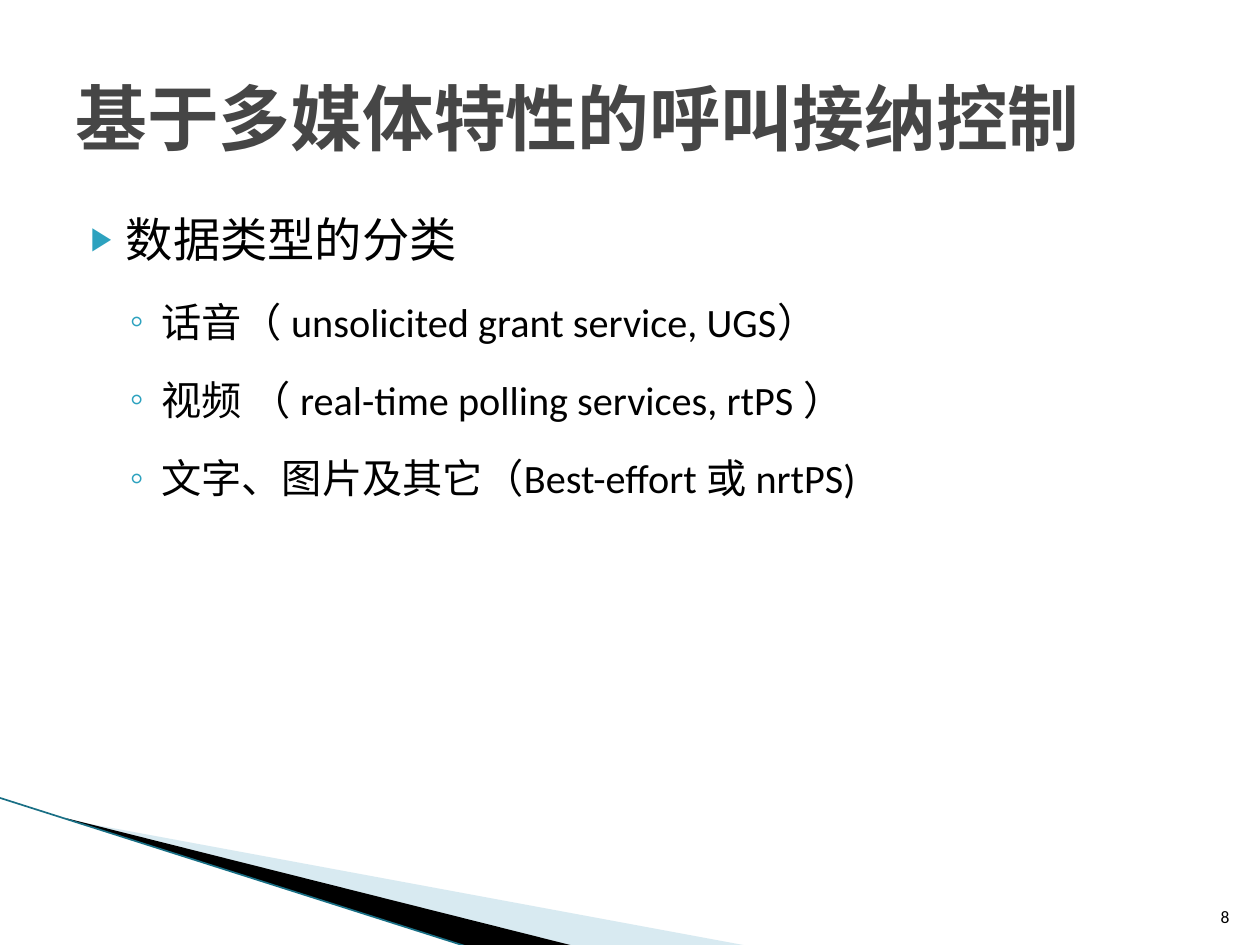
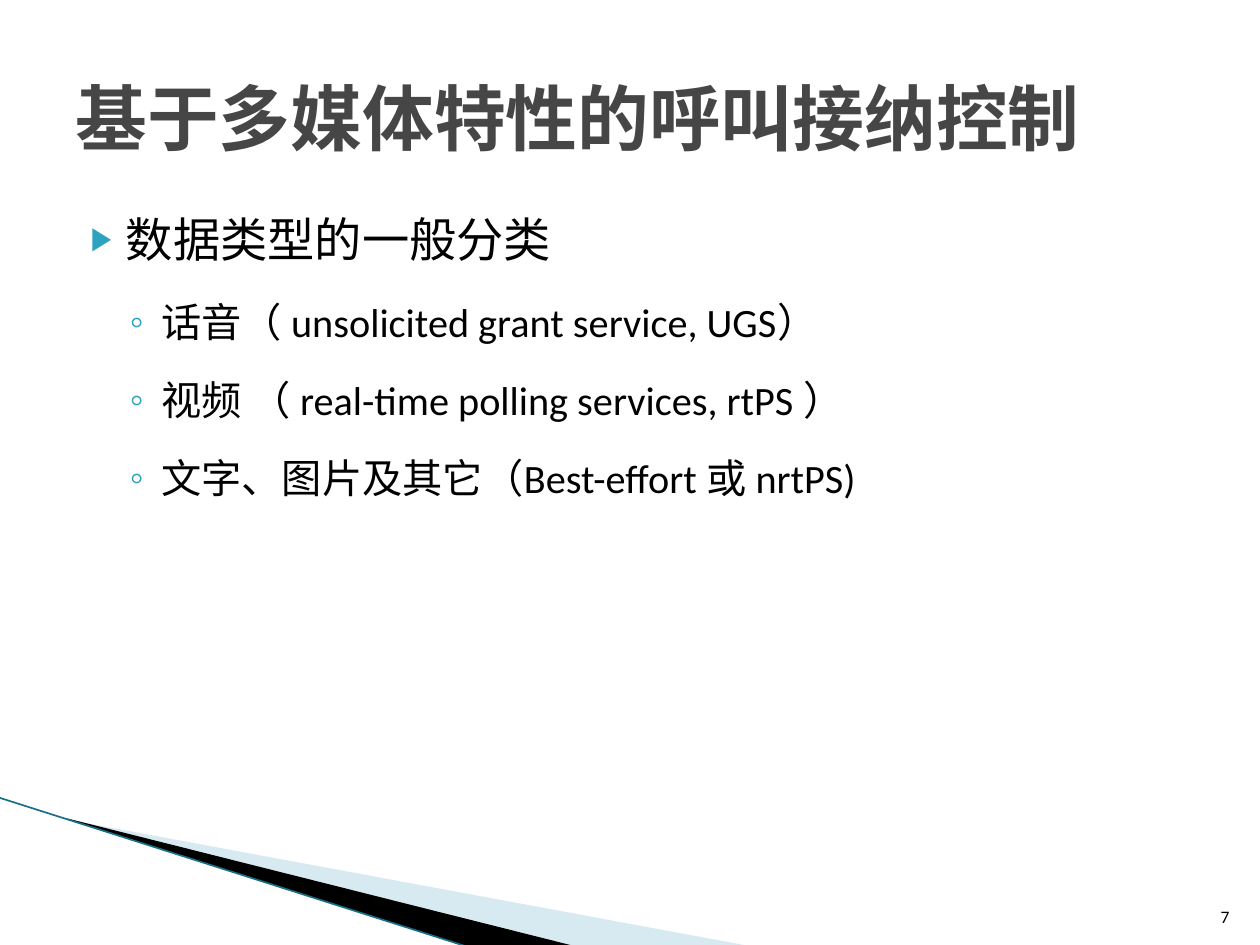
Before and after one commit to ZhiweiYAN/yzw_thesis, a slide deck: slide 7 of defense_phd.pptx (slide 8 before the commit). Drawn at 1260x945 pixels with LibreOffice and Linux fonts; fonts in the diff are those of the drawing; background and template pictures are left out. Boxes give left, top, right and bottom in pixels: in the first picture for what was removed or moved away, otherwise in the second. Text is boxed around its words. In the diff, an @@ line names an element or a change of style, - is before the commit and + after.

```diff
--- a/defense_phd.pptx
+++ b/defense_phd.pptx
@@ text at [126, 217, 551, 261]: text changed @@
-▶ 数据类型的分类
+▶ 数据类型的一般分类
@@ page number at [1221, 911, 1230, 923]: text changed @@
-8
+7
```
Also in this commit, not shown: 14 other slides changed, 2 other files.
